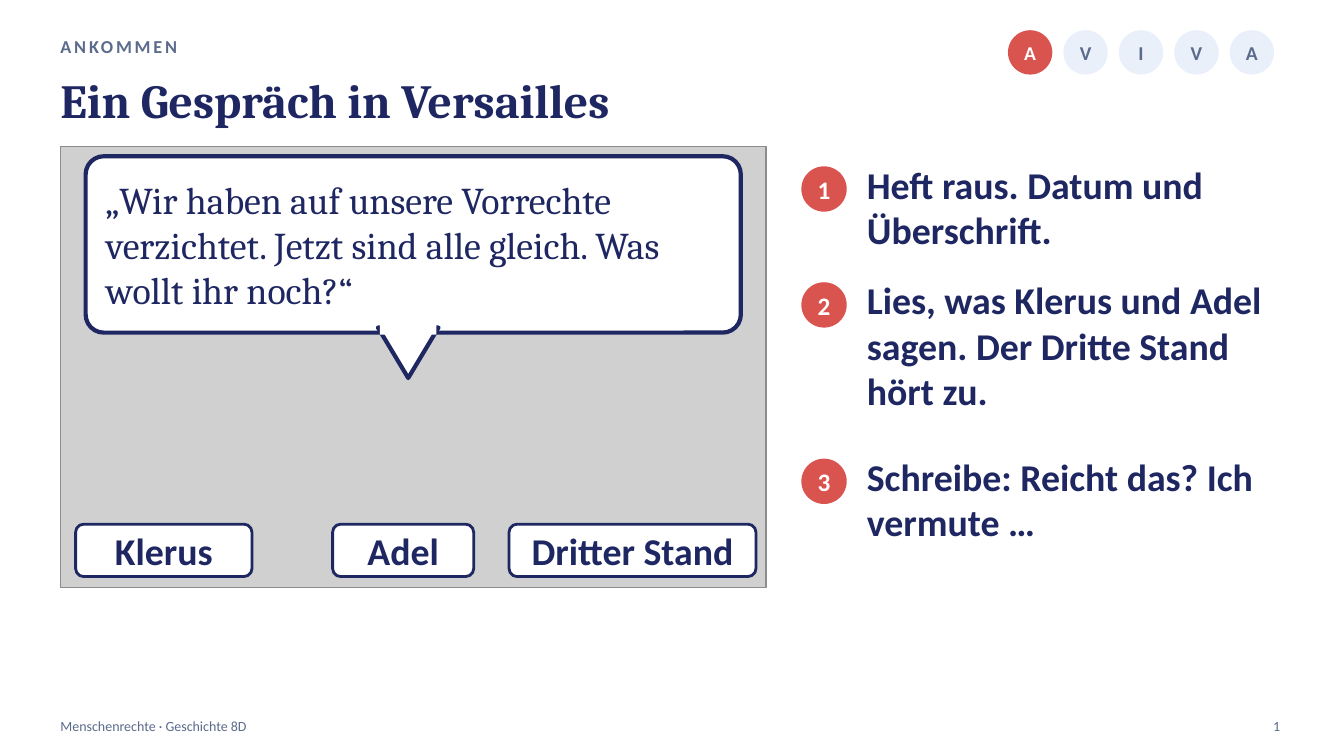
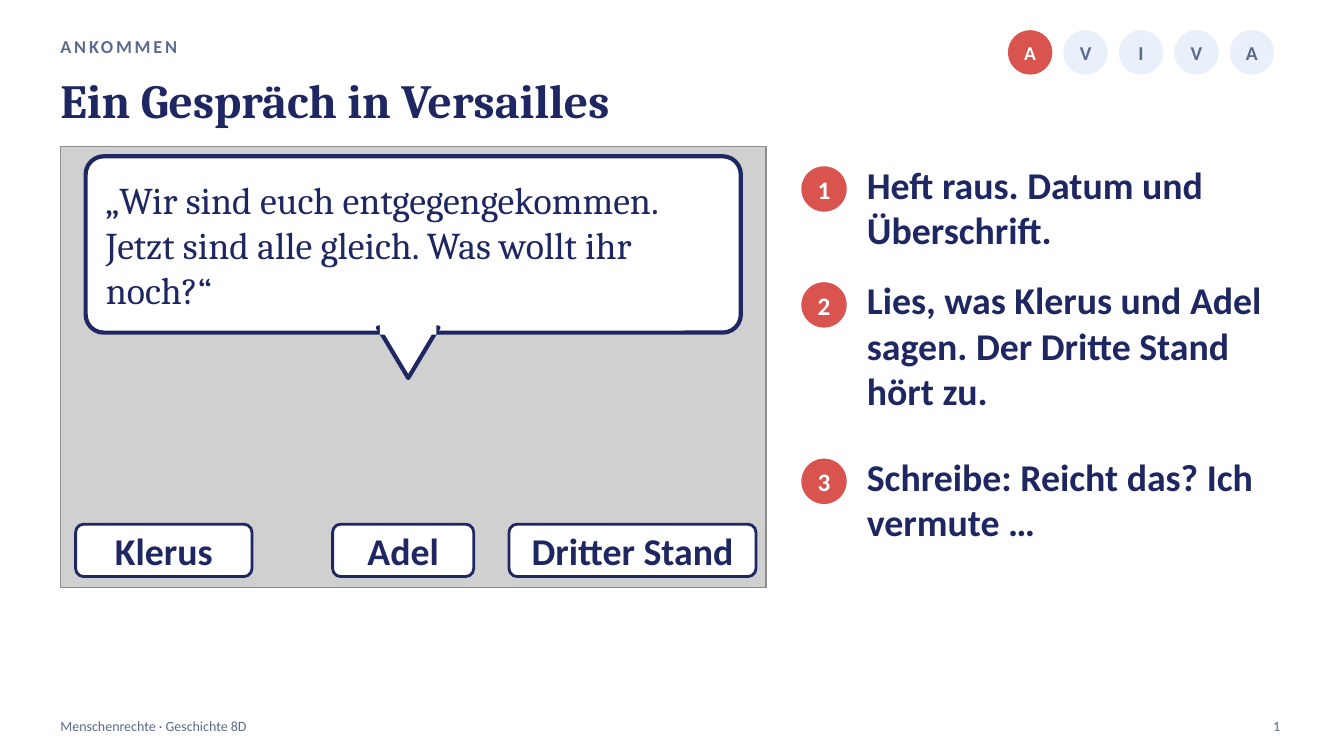
Before and after one commit to golzkonstantin-gif/Schule, a slide deck: slide 1 of Geschichte_8D/Stunde4_Menschenrechte/Praesentation_Stunde4_Menschenrechte_8D.pptx. Drawn at 1344x756 pixels with LibreOffice and Linux fonts; fonts in the diff are those of the drawing; grey boxes stand for pictures. Boxes give left, top, right and bottom in pixels: in the first picture for what was removed or moved away, otherwise in the second. Text is boxed around its words. In the diff, an @@ line names an element or a change of style, - is before the commit and + after.

```diff
--- a/Geschichte_8D/Stunde4_Menschenrechte/Praesentation_Stunde4_Menschenrechte_8D.pptx
+++ b/Geschichte_8D/Stunde4_Menschenrechte/Praesentation_Stunde4_Menschenrechte_8D.pptx
@@ text at (x1=106, y1=187, x2=659, y2=305): text changed @@
-„Wir haben auf unsere Vorrechte verzichtet. Jetzt sind alle gleich. Was wollt ihr noch?“
+„Wir sind euch entgegengekommen. Jetzt sind alle gleich. Was wollt ihr noch?“
```
Also in this commit, not shown: 1 other slide changed, 6 other files.
